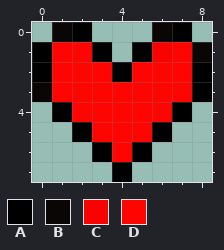
File history of a pixel-art sprite, images/Heart_1.png. Above is the file before it was changed.
The file is 54x48 pixels, drawn in blocks of 6x6; one block is one cell here. Colours within 5 levels of each other are drawn and written as one.
Palette (. is transparent): A #000000  B #0a0606  C #f80300  D #ff0400
Pixels before, first column x 0:
0 .BA...BA.
1 ADDA.ACDB
2 ADDDADDDA
3 BDDDDDDDA
4 .ADDDDDA.
5 ..ADDDA..
6 ...ADA...
7 ....A....
The result:
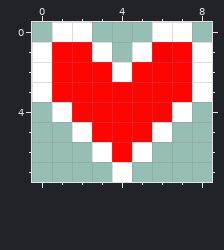
Author's note on the commit: hearts' git commit --all -m hearts
What changed:
colour A: #000000 -> #ffffff
Changed rows in their new state; - is a pixel that keeps its letter.
first column x 0:
0 -A----A--
1 --------A
3 A--------
